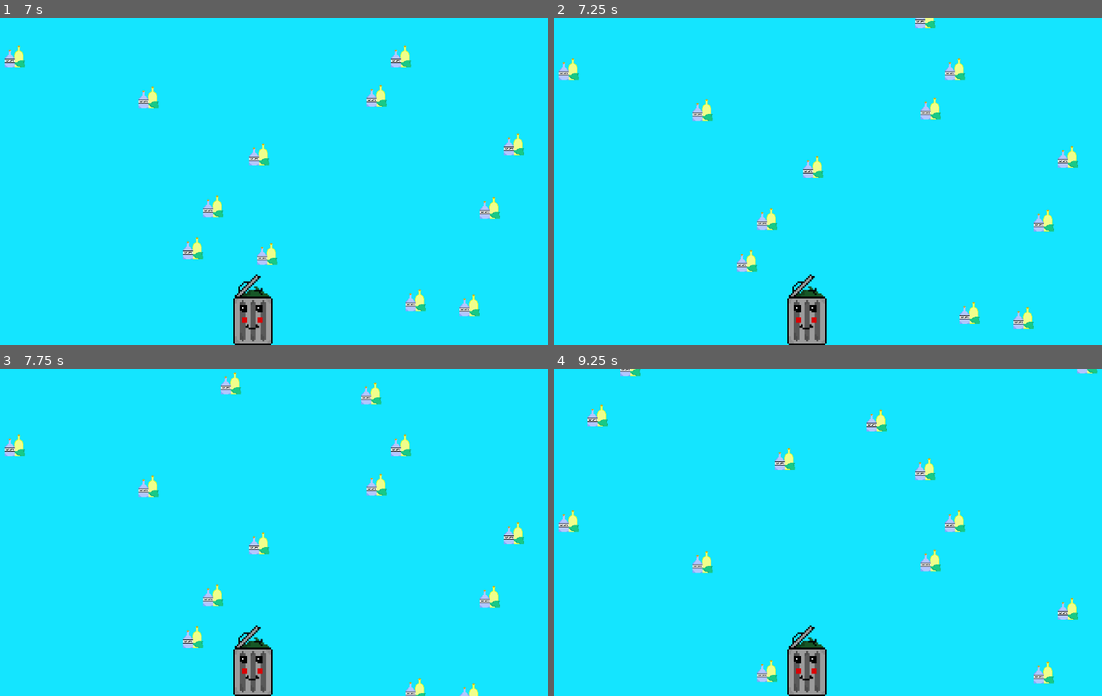
Above: before the commit, frames 1-4 (two rows, left to right).
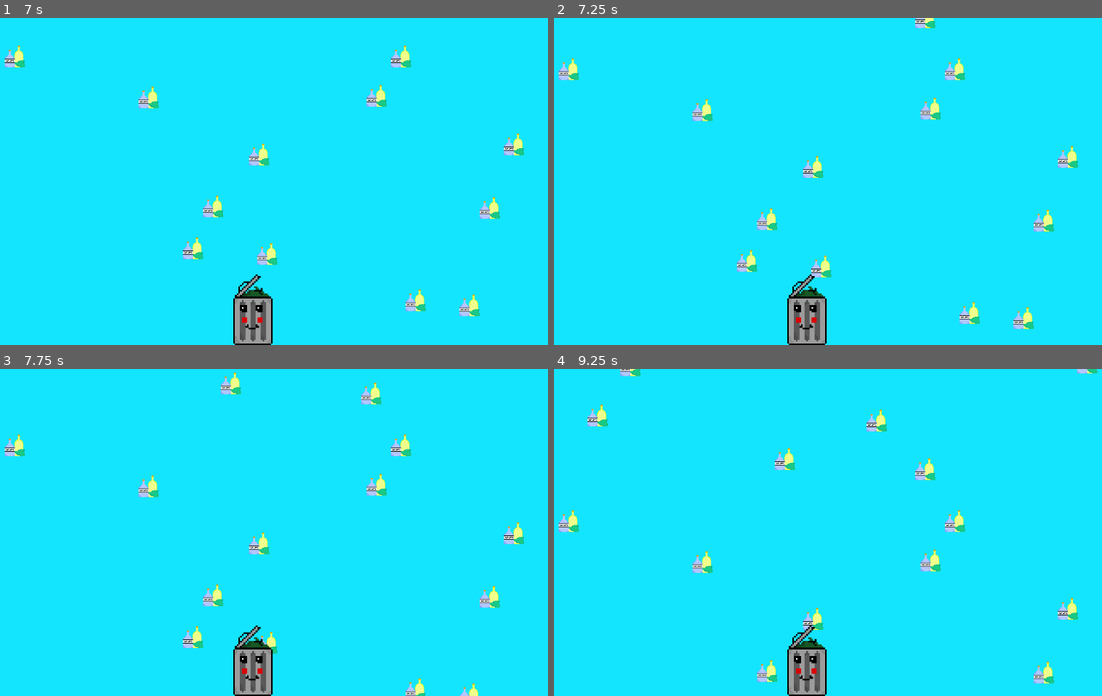
Above: after the commit, the same moments.

Repository: DJcrime/Trash-run
Game: Godot game, scene res://scenes/mainGame.tscn
The game is run twice, just before and just after one commit, with the same random seed, the same clock (stepped at 60 frames per second) and the same inputs.
Inputs:
- Up to frame 1 (7 s): tap Enter at 0.5 s; tap Space at 1.25 s
- Up to frame 2 (7.25 s): no input
- Up to frame 3 (7.75 s): no input
- Up to frame 4 (9.25 s): no input

Frame 1 is identical in both runs. In frame 2, 0.2% of the frame differs, in the area x 46-51%, y 72-80%; in frame 3, less than 0.1%; in frame 4, 0.2%.

Commit message:
made trashes
finished all type of trash

Diff:
--- /dev/null
+++ b/characters/carton.tscn
@@ -0,0 +1,16 @@
+[gd_scene load_steps=3 format=3 uid="uid://crnvhvrr7wx7o"]
+
+[ext_resource type="Texture2D" uid="uid://cbg7v0vb8dau6" path="res://grafiche/cartone.png" id="1_c81lu"]
+
+[sub_resource type="RectangleShape2D" id="RectangleShape2D_p7c1l"]
+size = Vector2(51, 41)
+
+[node name="carton" type="Area2D" groups=["carton"]]
+collision_layer = 2
+
+[node name="CollisionShape2D" type="CollisionShape2D" parent="."]
+position = Vector2(-2.5, -3.5)
+shape = SubResource("RectangleShape2D_p7c1l")
+
+[node name="Sprite2D" type="Sprite2D" parent="."]
+texture = ExtResource("1_c81lu")
--- a/characters/glass.tscn
+++ b/characters/glass.tscn
@@ -6,13 +6,13 @@
 [sub_resource type="RectangleShape2D" id="RectangleShape2D_tblia"]
 size = Vector2(40, 43)
 
-[node name="glass" type="Area2D" groups=["plastic"]]
+[node name="glass" type="Area2D" groups=["glass"]]
 collision_layer = 2
 script = ExtResource("1_m4b2h")
+
+[node name="Sprite2D" type="Sprite2D" parent="."]
+texture = ExtResource("1_xdsqd")
 
 [node name="CollisionShape2D" type="CollisionShape2D" parent="."]
 position = Vector2(1, -0.5)
 shape = SubResource("RectangleShape2D_tblia")
-
-[node name="Sprite2D" type="Sprite2D" parent="."]
-texture = ExtResource("1_xdsqd")
--- /dev/null
+++ b/characters/indifferenziata.tscn
@@ -0,0 +1,16 @@
+[gd_scene load_steps=3 format=3 uid="uid://x5n3c1t0jbua"]
+
+[ext_resource type="Texture2D" uid="uid://duf10l3585cf4" path="res://grafiche/indifferenziata.png" id="1_4fnfp"]
+
+[sub_resource type="RectangleShape2D" id="RectangleShape2D_h271e"]
+size = Vector2(56, 61)
+
+[node name="indifferenziata" type="Area2D" groups=["indifferenziata"]]
+
+[node name="CollisionShape2D" type="CollisionShape2D" parent="."]
+position = Vector2(-1, -2.5)
+shape = SubResource("RectangleShape2D_h271e")
+
+[node name="Sprite2D" type="Sprite2D" parent="."]
+texture = ExtResource("1_4fnfp")
+offset = Vector2(-2.95, -1.765)
--- /dev/null
+++ b/characters/plastic.tscn
@@ -0,0 +1,16 @@
+[gd_scene load_steps=3 format=3 uid="uid://vpkq3g5h5na7"]
+
+[ext_resource type="Texture2D" uid="uid://dyr2w6457ec0u" path="res://grafiche/plastica.png" id="1_f2ach"]
+
+[sub_resource type="RectangleShape2D" id="RectangleShape2D_e7g6r"]
+size = Vector2(35, 26)
+
+[node name="plastic" type="Area2D"]
+
+[node name="CollisionShape2D" type="CollisionShape2D" parent="." groups=["plastic"]]
+position = Vector2(7.5, -1)
+shape = SubResource("RectangleShape2D_e7g6r")
+
+[node name="Sprite2D" type="Sprite2D" parent="."]
+texture = ExtResource("1_f2ach")
+offset = Vector2(0.24, -13.265)
--- /dev/null
+++ b/characters/umido.tscn
@@ -0,0 +1,16 @@
+[gd_scene load_steps=3 format=3 uid="uid://chaksv2w40rk8"]
+
+[ext_resource type="Texture2D" uid="uid://df3mmdbtn3q4u" path="res://grafiche/umido.png" id="1_o7d2n"]
+
+[sub_resource type="RectangleShape2D" id="RectangleShape2D_lvnce"]
+size = Vector2(59, 55)
+
+[node name="umido" type="Area2D" groups=["umido"]]
+
+[node name="CollisionShape2D" type="CollisionShape2D" parent="."]
+position = Vector2(-1.5, -2.5)
+shape = SubResource("RectangleShape2D_lvnce")
+
+[node name="Sprite2D" type="Sprite2D" parent="."]
+texture = ExtResource("1_o7d2n")
+offset = Vector2(0, -3.795)
Binary file added: grafiche/cartone.png
Not shown, added: grafiche/cartone.png.import
Binary file added: grafiche/indifferenziata.png
Not shown, added: grafiche/indifferenziata.png.import
Binary file added: grafiche/plastica.png
Not shown, added: grafiche/plastica.png.import
Binary file added: grafiche/umido.png
Not shown, added: grafiche/umido.png.import
